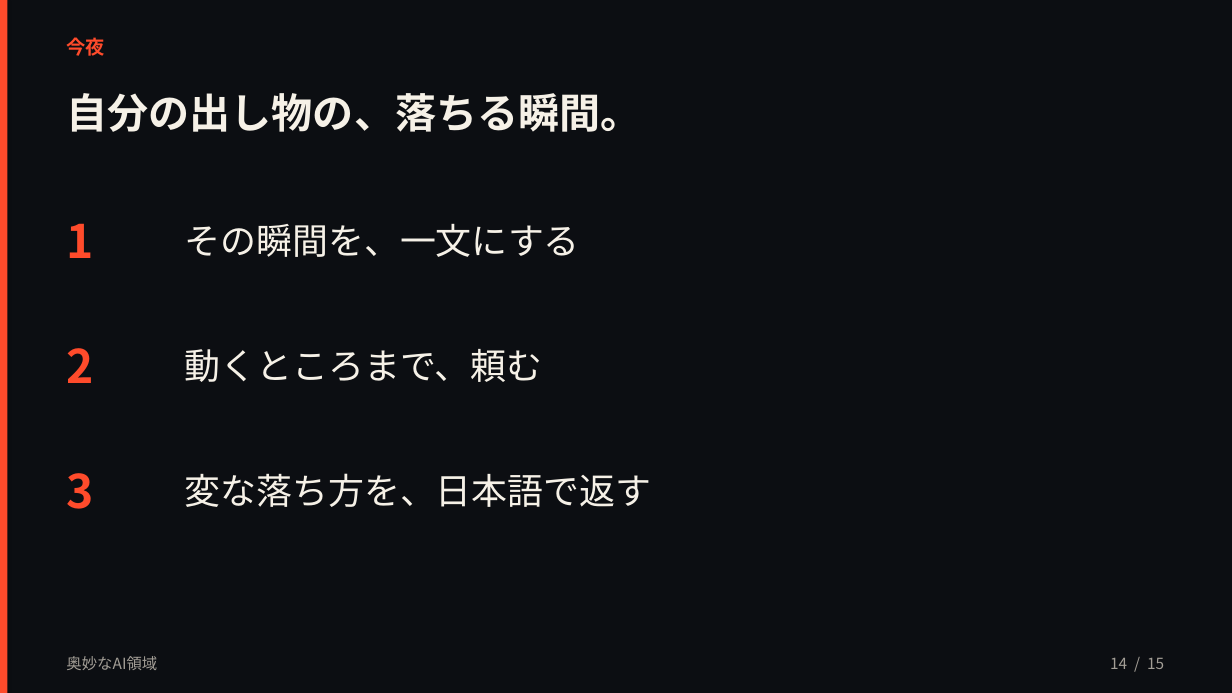
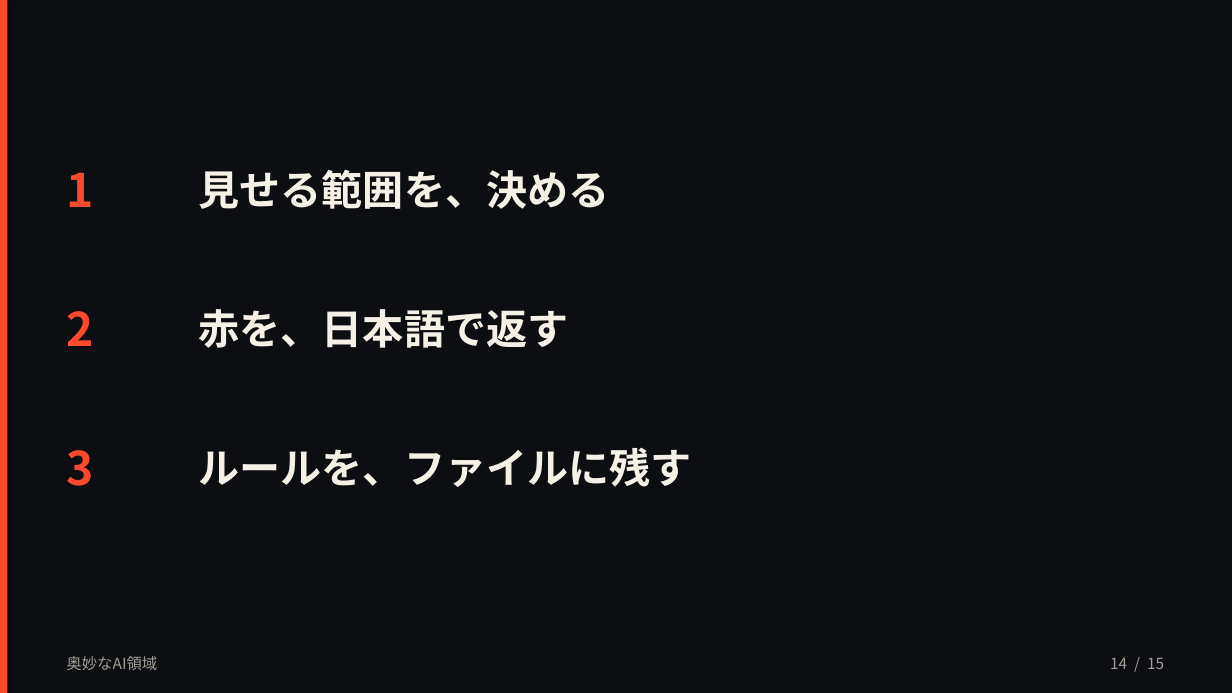
Before and after one commit to kouyozhang-design/vodcoach-ai, a slide deck: slide 14 of presentation/奥妙なAI領域_文化祭.pptx. Drawn at 1232x693 pixels with LibreOffice and Linux fonts; fonts in the diff are those of the drawing. Boxes give left, top, right and bottom in pixels: in the first picture for what was removed or moved away, otherwise in the second. Text is boxed around its words. In the diff, an @@ line names an element or a change of style, - is before the commit and + after.

```diff
--- a/presentation/奥妙なAI領域_文化祭.pptx
+++ b/presentation/奥妙なAI領域_文化祭.pptx
@@ text removed at bbox=[66, 37, 104, 56] @@
-今夜
@@ text removed at bbox=[66, 93, 641, 132] @@
-自分の出し物の、落ちる瞬間。
@@ text "1": place and size @@
-text "1" at bbox=[66, 223, 93, 258]
+text "1" at bbox=[66, 172, 93, 207]
@@ text added at bbox=[199, 170, 610, 209], 32 pt, text #F6F1E7, bold @@
+見せる範囲を、決める
@@ text removed at bbox=[185, 223, 580, 257] @@
-その瞬間を、一文にする
@@ text "2": place and size @@
-text "2" at bbox=[66, 348, 93, 383]
+text "2" at bbox=[66, 311, 93, 346]
@@ text at bbox=[199, 309, 569, 348]: text changed; size 28 to 32 pt; bold on @@
-変な落ち方を、日本語で返す
+赤を、日本語で返す
@@ text removed at bbox=[185, 349, 542, 382] @@
-動くところまで、頼む
@@ text "3": place and size @@
-text "3" at bbox=[66, 473, 93, 509]
+text "3" at bbox=[66, 450, 93, 486]
@@ text added at bbox=[199, 447, 692, 487], 32 pt, text #F6F1E7, bold @@
+ルールを、ファイルに残す
```
Also in this commit, not shown: 10 other slides changed, 4 slides added, 4 slides removed, 2 other files.
